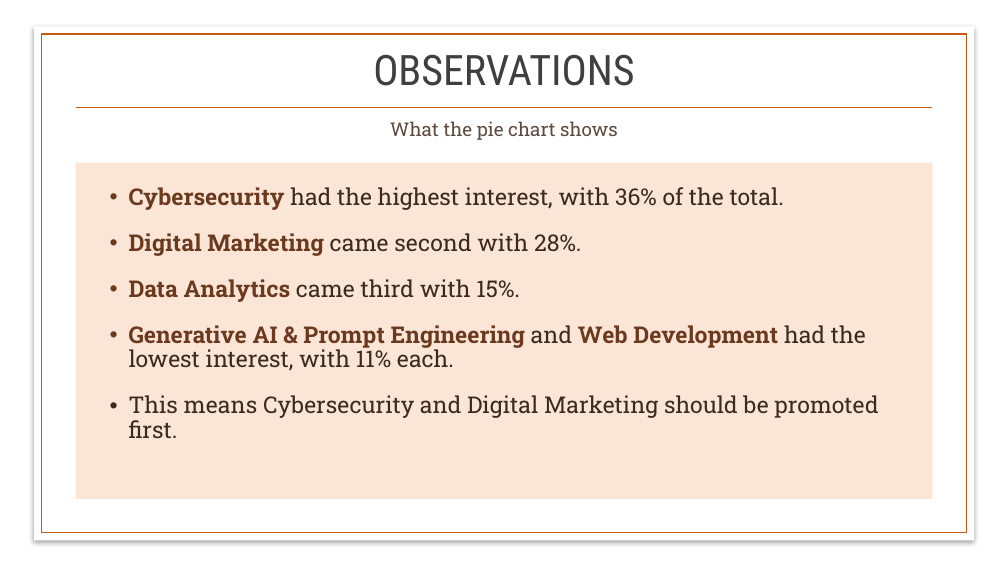
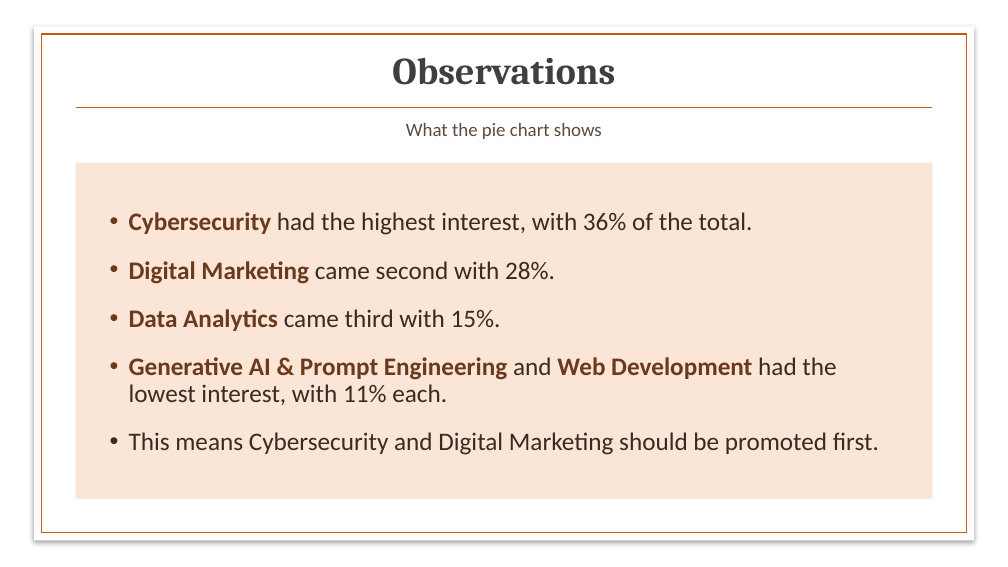
Before and after one commit to BadboyVee/BlackHoleeee, a slide deck: slide 4 of assignment/Relative_Interest_Pie_Chart_PZ.pptx. Drawn at 1008x567 pixels with LibreOffice and Linux fonts; fonts in the diff are those of the drawing; background and template pictures are left out. Boxes give left, top, right and bottom in pixels: in the first picture for what was removed or moved away, otherwise in the second. Text is boxed around its words. In the diff, an @@ line names an element or a change of style, - is before the commit and + after.

```diff
--- a/assignment/Relative_Interest_Pie_Chart_PZ.pptx
+++ b/assignment/Relative_Interest_Pie_Chart_PZ.pptx
@@ title at (x1=392, y1=57, x2=615, y2=85): text changed; size 40 to 36 pt; font Roboto Condensed to Cambria; bold on @@
-OBSERVATIONS
+Observations
@@ text "What the pie chart shows" at (x1=406, y1=123, x2=602, y2=139): font Roboto Slab to Calibri @@
@@ text "Cybersecurity had the highest interest, ..." at (x1=129, y1=212, x2=879, y2=455): size 22 to 24 pt, font Roboto Slab to Calibri; vertical alignment top to middle @@
```
Also in this commit, not shown: 4 other slides changed, 7 other files.
